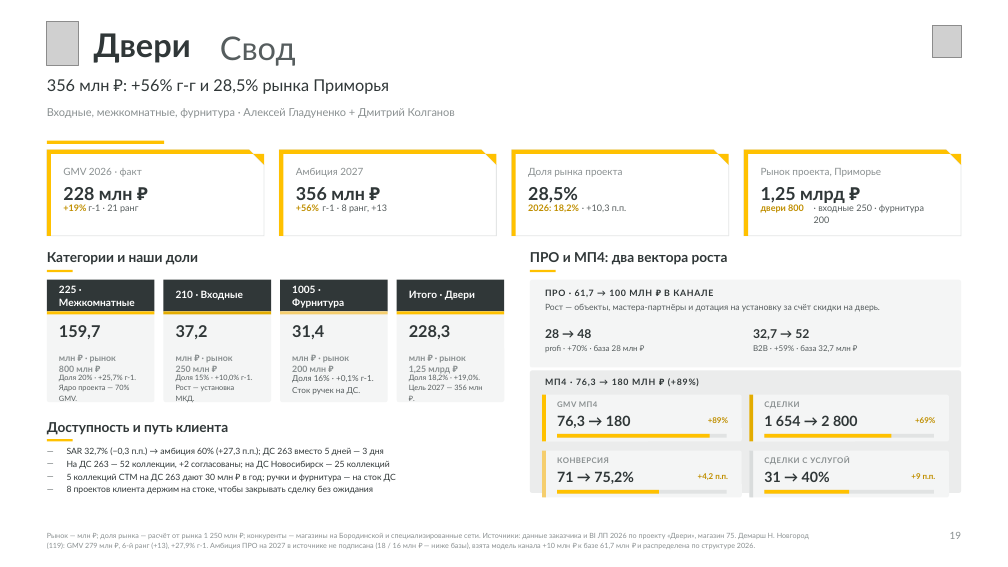
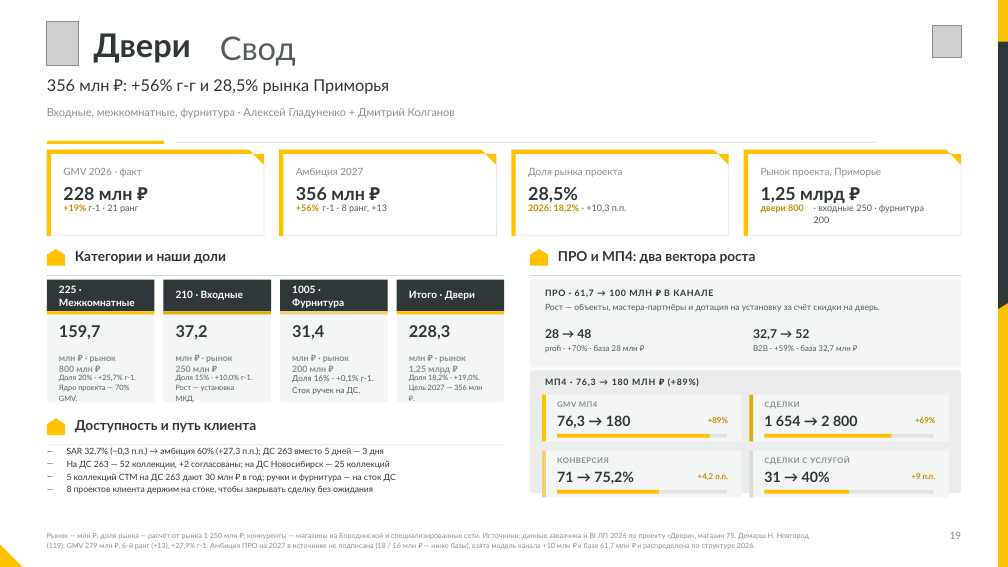
Before and after one commit to dmitrypalych44-ai/power-point, a slide deck: slide 19 of deliverables/download/lemana-pro-vladivostok-2027.pptx. Drawn at 1008x567 pixels with LibreOffice and Linux fonts; fonts in the diff are those of the drawing; grey boxes stand for pictures. Boxes give left, top, right and bottom in pixels: in the first picture for what was removed or moved away, otherwise in the second. Text is boxed around its words. In the diff, an @@ line names an element or a change of style, - is before the commit and + after.

```diff
--- a/deliverables/download/lemana-pro-vladivostok-2027.pptx
+++ b/deliverables/download/lemana-pro-vladivostok-2027.pptx
@@ rectangle added at box(998, 0, 1008, 567), fill #FFC100 @@
@@ rectangle added at box(998, 42, 1008, 297), fill #303738 @@
@@ rectangle added at box(176, 142, 876, 143), fill #D3D6D6 @@
@@ freeform shape added at box(47, 249, 65, 265), fill #FFC100 @@
@@ text "Категории и наши доли": place and size @@
-text "Категории и наши доли" at box(47, 252, 198, 265)
+text "Категории и наши доли" at box(75, 251, 226, 264)
@@ freeform shape added at box(530, 249, 548, 265), fill #FFC100 @@
@@ text "ПРО и МП4: два вектора ...": place and size @@
-text "ПРО и МП4: два вектора ..." at box(530, 252, 728, 265)
+text "ПРО и МП4: два вектора ..." at box(558, 251, 756, 264)
@@ rectangle removed at box(47, 270, 73, 272) @@
@@ rectangle added at box(47, 275, 504, 276), fill #D3D6D6 @@
@@ rectangle removed at box(530, 270, 556, 272) @@
@@ rectangle added at box(530, 275, 961, 276), fill #D3D6D6 @@
@@ freeform shape added at box(998, 297, 1008, 309), fill #303738 @@
@@ freeform shape added at box(47, 419, 65, 436), fill #FFC100 @@
@@ text "Доступность и путь клиента": place and size @@
-text "Доступность и путь клиента" at box(47, 422, 228, 435)
+text "Доступность и путь клиента" at box(75, 420, 256, 433)
@@ rectangle removed at box(47, 439, 73, 442) @@
@@ rectangle added at box(47, 445, 504, 445), fill #D3D6D6 @@
@@ freeform shape added at box(0, 544, 23, 567), fill #FFC100 @@
```
Also in this commit, not shown: 33 other slides changed, 50 other files.
